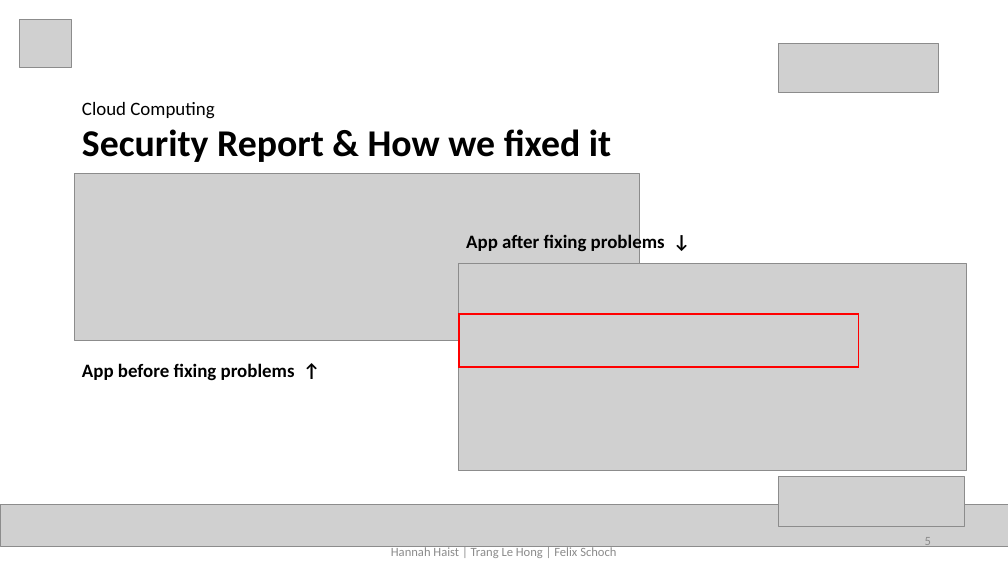
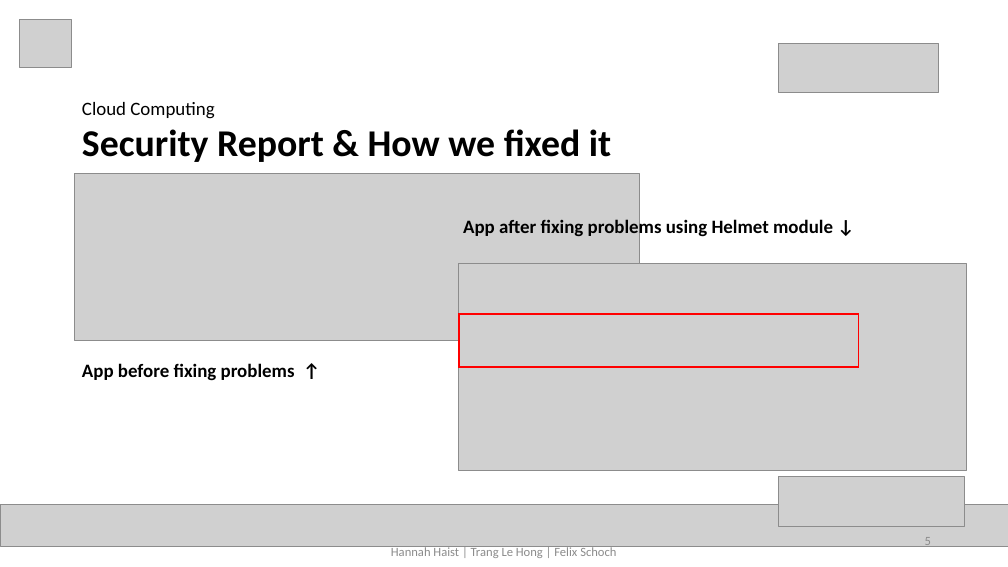
Before and after one commit to lehongtrang272/cloud_computing, a slide deck: slide 5 of presentation/cloud computing presentation2.pptx. Drawn at 1008x567 pixels with LibreOffice and Linux fonts; fonts in the diff are those of the drawing; grey boxes stand for pictures. Boxes give left, top, right and bottom in pixels: in the first picture for what was removed or moved away, otherwise in the second. Text is boxed around its words. In the diff, an @@ line names an element or a change of style, - is before the commit and + after.

Commit message:
presentation

```diff
--- a/presentation/cloud computing presentation2.pptx
+++ b/presentation/cloud computing presentation2.pptx
@@ text at [463, 217, 833, 238]: text changed @@
-App after fixing problems ↓
+App after fixing problems using Helmet module ↓
```
Also in this commit, not shown: 1 slide removed.
